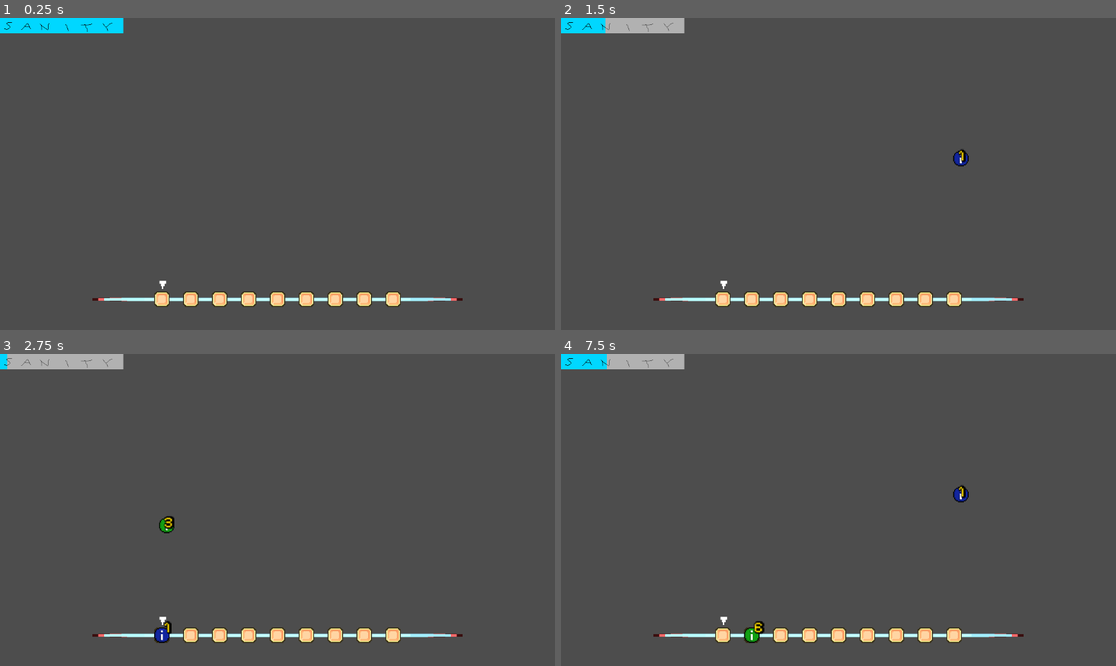
Above: before the commit, frames 1-4 (two rows, left to right).
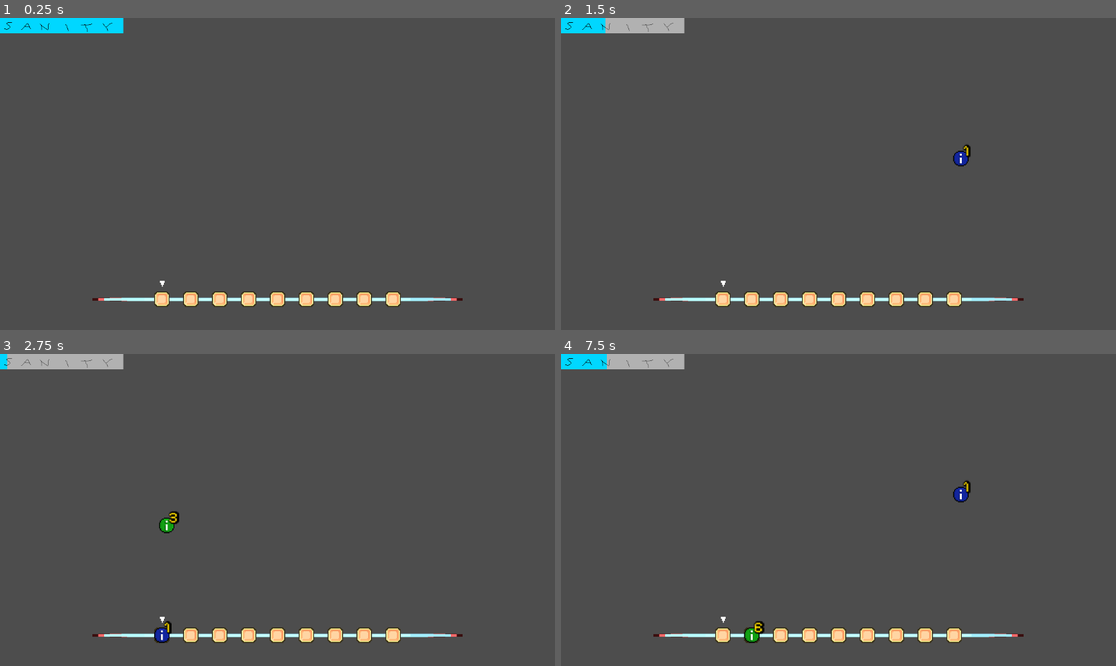
Above: after the commit, the same moments.

Repository: USV-GAM236-SPR24/Smog
Game: Godot game, scene res://scenes/game.tscn
Same seed, same stepped clock (60 frames per second), same inputs: the game is played once before the commit and once after it.
Inputs (mouse positions are in pixels of both pictures, inside the frame that each line leads up to):
- Up to frame 1 (0.25 s): no input
- Up to frame 2 (1.5 s): click (721, 298) at 0.52 s; tap Enter (ui_accept) at 1.25 s; move the mouse to (960, 158) at 1.27 s; hold Right (ui_right) from 1.28 s (still down); tap T at 1.35 s
- Up to frame 3 (2.75 s): tap Enter (ui_accept) at 1.52, 2, 2.27 s; move the mouse to (166, 525) at 2.02 s; release Right (ui_right) at 2.03 s; hold Left (ui_left) from 2.03 s (still down); tap F at 2.1 s
- Up to frame 4 (7.5 s): tap Enter (ui_accept) at 2.75, 3.5, 3.77, 4.25, 4.52, 5, 5.27, 6.77 s; move the mouse to (894, 441) at 2.77 s; release Left (ui_left) at 2.78 s; hold Right (ui_right) 2.78-4.28 s; tap G at 2.85, 7.35 s; move the mouse to (810, 572) at 3.52 s; tap L at 3.6 s; move the mouse to (1005, 556) at 4.27 s; hold Left (ui_left) 4.28-6.53 s; tap J at 4.35 s; move the mouse to (672, 463) at 5.02 s; tap K at 5.1 s; move the mouse to (866, 510) at 5.77 s; tap T at 5.85 s; move the mouse to (755, 432) at 6.52 s; hold Right (ui_right) from 6.53 s (still down); tap F at 6.6 s; move the mouse to (960, 494) at 7.27 s

The runs differ from the first frame. In frame 1, less than 0.1% of the frame differs, in the area x 28-31%, y 84-87%; in frame 2, 0.1%; in frame 3, 0.1%, in the area x 28-33%, y 50-87%; in frame 4, 0.1%.

Commit message:
rearrange and clarify

Diff:
--- a/Smog/scenes/inventory/inventory_slot.tscn
+++ b/Smog/scenes/inventory/inventory_slot.tscn
@@ -32,11 +32,8 @@
 unique_name_in_owner = true
 visible = false
 layout_mode = 0
-offset_left = -3.0
-offset_top = -18.0
-offset_right = 37.0
-offset_bottom = 22.0
-scale = Vector2(0.558791, 0.558791)
+offset_top = -16.0
+offset_right = 16.0
 texture = ExtResource("3_ceofm")
 
 [node name="itemCounter" type="Label" parent="."]
--- a/Smog/scripts/inventory_slot.gd
+++ b/Smog/scripts/inventory_slot.gd
@@ -21,21 +21,23 @@
 
 var pressed = false
 
+var initial_positions_set = false
 var initial_items_position: Vector2
-var intial_label_position: Vector2
+var label_offset: Vector2
 
 
 func _process(delta):
+	if not initial_positions_set and global_position != Vector2.ZERO:
+		initial_items_position = items.global_position
+		label_offset = %itemCounter.global_position - items.global_position
+		initial_positions_set = true
 	if pressed:
-		if initial_items_position == Vector2.ZERO:
-			initial_items_position = items.global_position
-			intial_label_position = %itemCounter.global_position
 		items.global_position = get_global_mouse_position() - get_global_rect().size / 2
-		%itemCounter.global_position = items.global_position + Vector2(10, -10)
+		%itemCounter.global_position = items.global_position + label_offset
 		return
 	if initial_items_position != Vector2.ZERO:
 		items.global_position = initial_items_position
-		%itemCounter.global_position = intial_label_position
+		%itemCounter.global_position = initial_items_position + label_offset
 
 #call use() on item in %items and free it afterwards, then update counter
 func use() -> void:
@@ -109,5 +111,14 @@
 				for item in temp_parent.get_children():
 					temp_parent.remove_child(item)
 					slot.items.add_child(item)
-
+				temp_parent.queue_free()
+				#if selected:
+					#var index = slot.name.substr(5).to_int()
+					#while index != get_parent().get_parent().selected_panels_index:
+						#get_parent().get_parent().move_selector_right()
+				#elif slot.selected:
+					#var index = name.substr(5).to_int()
+					#while index != get_parent().get_parent().selected_panels_index:
+						#get_parent().get_parent().move_selector_right()
+				break
 	pressed = false
